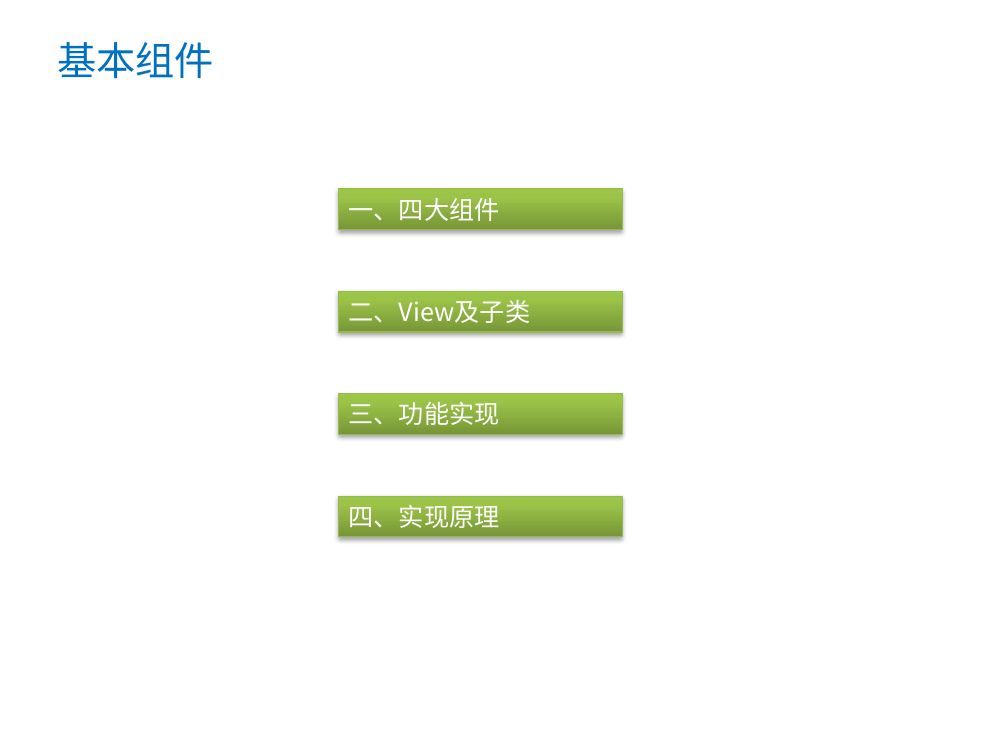
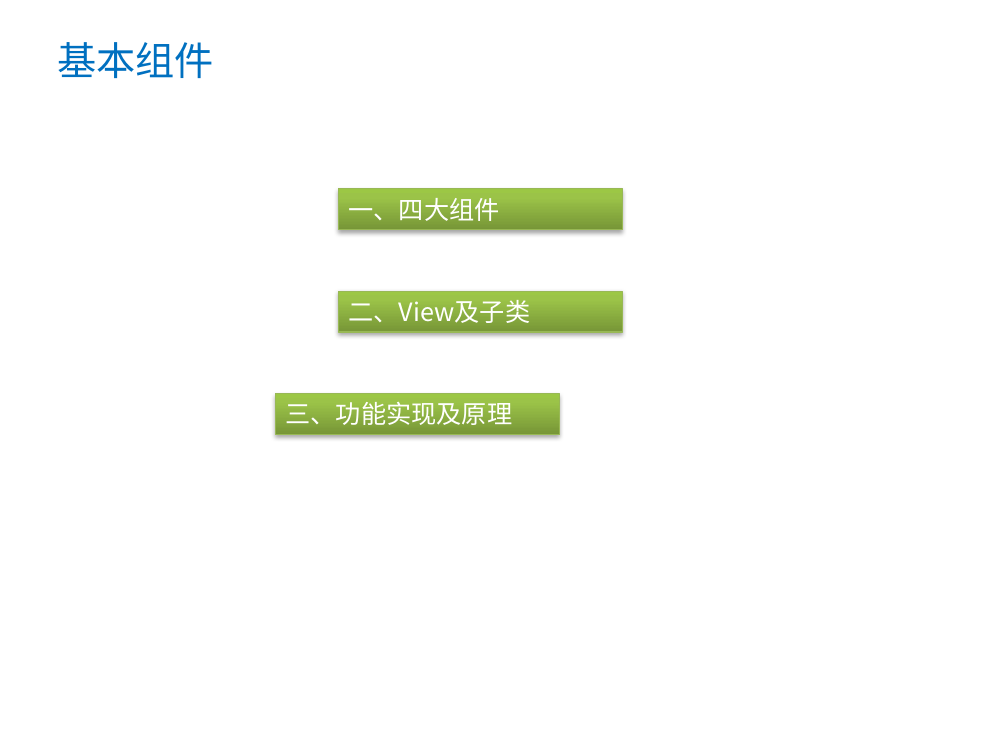
Before and after one commit to jacpy/samples, a slide deck: slide 39 of docs/ppt/android基础资料分享.pptx (slide 35 before the commit). Drawn at 1008x756 pixels with LibreOffice and Linux fonts; fonts in the diff are those of the drawing; background and template pictures are left out. Boxes give left, top, right and bottom in pixels: in the first picture for what was removed or moved away, otherwise in the second. Text is boxed around its words. In the diff, an @@ line names an element or a change of style, - is before the commit and + after.

Commit message:
update ppt

```diff
--- a/docs/ppt/android基础资料分享.pptx
+++ b/docs/ppt/android基础资料分享.pptx
@@ rectangle "三、功能实现及原理": place and size @@
-rectangle "三、功能实现及原理" at (339, 394, 622, 434)
+rectangle "三、功能实现及原理" at (275, 394, 558, 434)
@@ text in rectangle at (285, 402, 512, 425): text changed @@
-三、功能实现
+三、功能实现及原理
@@ rectangle removed at (339, 496, 622, 536) @@
-四、实现原理
```
Also in this commit, not shown: 4 other slides changed, 20 slides added, 1 slide removed, 1 other file.
